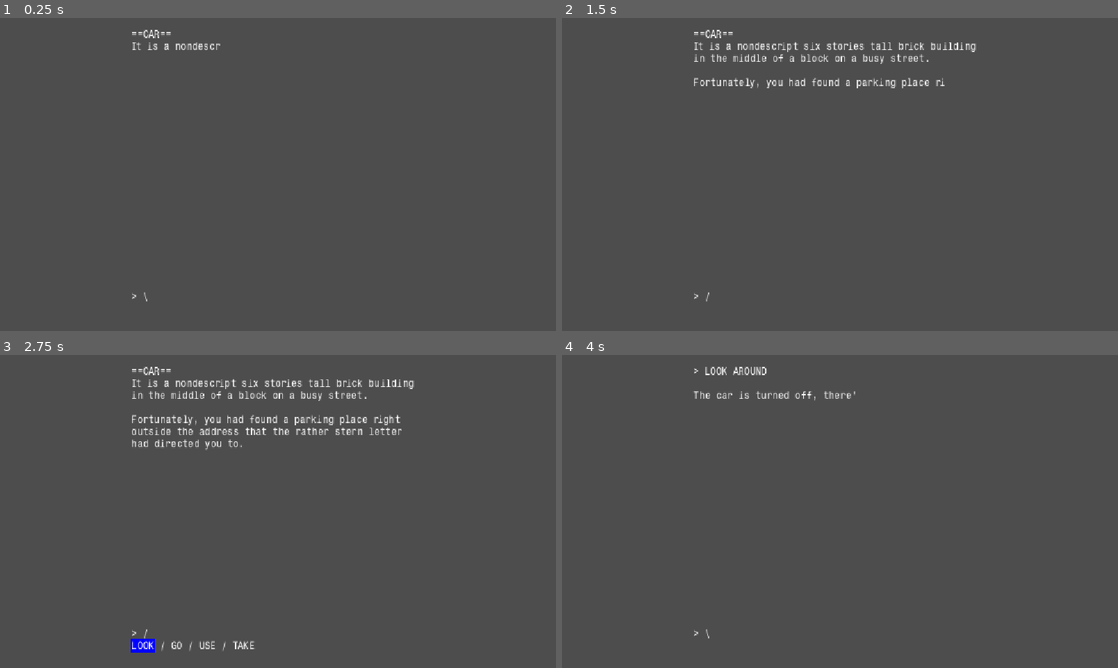
Above: before the commit, frames 1-4 (two rows, left to right).
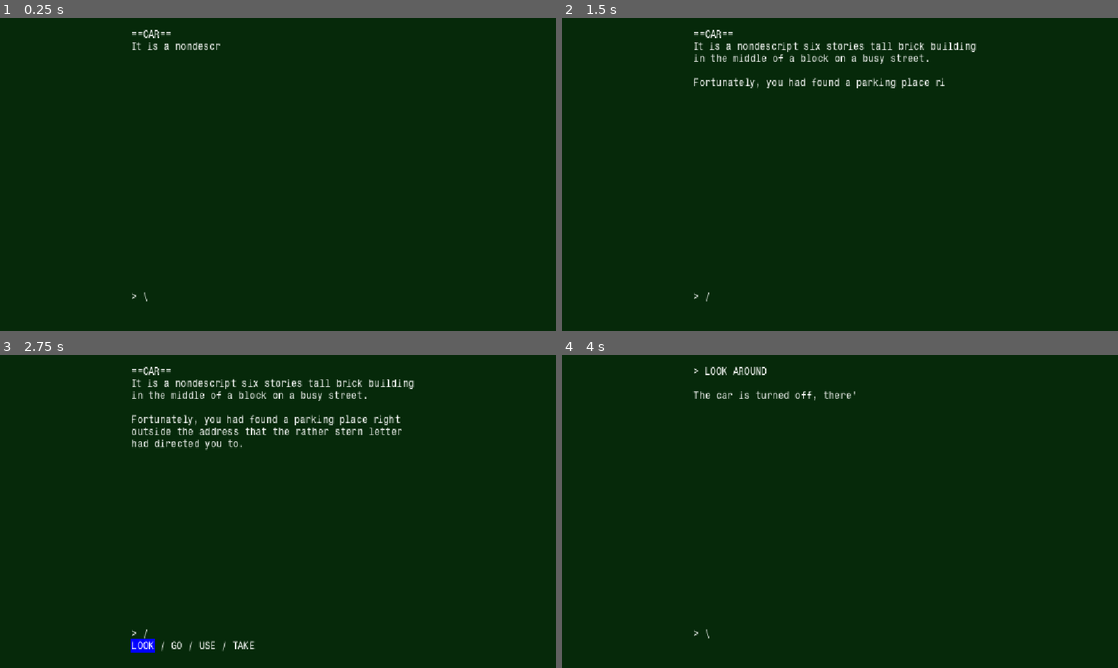
Above: after the commit, the same moments.

Repository: local-minimum/don-t-run
Game: Godot game, scene res://levels/terminal/terminal.tscn
The game is run twice, just before and just after one commit, with the same random seed, the same clock (stepped at 60 frames per second) and the same inputs.
Inputs:
- Up to frame 1 (0.25 s): no input
- Up to frame 2 (1.5 s): no input
- Up to frame 3 (2.75 s): no input
- Up to frame 4 (4 s): tap Enter at 2.75 s; tap Space (select_option) at 3.5 s

The runs differ from the first frame. In frame 1, 100% of the frame differs, in the area x 0-100%, y 0-100%; in frame 2, 100%; in frame 3, 99%; in frame 4, 100%.

Commit message:
Add game on computer

Diff:
--- /dev/null
+++ b/levels/room/computer_mat.tres
@@ -0,0 +1,6 @@
+[gd_resource type="StandardMaterial3D" format=3 uid="uid://7a5d0mwyl8er"]
+
+[ext_resource type="Texture2D" uid="uid://dkap4qm5r8852" path="res://models/Computer_uvs.png" id="1_ufgap"]
+
+[resource]
+albedo_texture = ExtResource("1_ufgap")
--- /dev/null
+++ b/levels/room/room.tscn
@@ -0,0 +1,75 @@
+[gd_scene format=3 uid="uid://7ibc8au4h1xi"]
+
+[ext_resource type="PackedScene" uid="uid://2hy08xvmcmsa" path="res://models/office.blend" id="1_vl2mj"]
+[ext_resource type="Material" uid="uid://7a5d0mwyl8er" path="res://levels/room/computer_mat.tres" id="2_cvwik"]
+[ext_resource type="PackedScene" uid="uid://q1jsjkhxr0ky" path="res://levels/terminal/terminal.tscn" id="3_cvwik"]
+
+[sub_resource type="ProceduralSkyMaterial" id="ProceduralSkyMaterial_cvwik"]
+sky_horizon_color = Color(0.66224277, 0.6717428, 0.6867428, 1)
+ground_horizon_color = Color(0.66224277, 0.6717428, 0.6867428, 1)
+
+[sub_resource type="Sky" id="Sky_vxucq"]
+sky_material = SubResource("ProceduralSkyMaterial_cvwik")
+
+[sub_resource type="Environment" id="Environment_y43wp"]
+background_mode = 2
+sky = SubResource("Sky_vxucq")
+
+[sub_resource type="ViewportTexture" id="ViewportTexture_0ltmj"]
+viewport_path = NodePath("office/Computer/Computer Screen/Screen/Screen/SubViewport")
+
+[sub_resource type="StandardMaterial3D" id="StandardMaterial3D_kjfgv"]
+resource_local_to_scene = true
+albedo_texture = SubResource("ViewportTexture_0ltmj")
+emission_enabled = true
+emission_texture = SubResource("ViewportTexture_0ltmj")
+
+[sub_resource type="QuadMesh" id="QuadMesh_kjfgv"]
+resource_local_to_scene = true
+material = SubResource("StandardMaterial3D_kjfgv")
+size = Vector2(0.47, 0.29)
+center_offset = Vector3(0, 0, 0.003)
+
+[node name="Room" type="Node3D" unique_id=2066819157]
+
+[node name="WorldEnvironment" type="WorldEnvironment" parent="." unique_id=1267568766]
+environment = SubResource("Environment_y43wp")
+
+[node name="DirectionalLight3D" type="DirectionalLight3D" parent="." unique_id=1955088839]
+transform = Transform3D(-0.8660254, -0.4893442, -0.102675706, 0, -0.20535138, 0.97868836, -0.50000006, 0.84756887, 0.17783946, 0, 0, 0)
+shadow_enabled = true
+
+[node name="office" parent="." unique_id=2051788375 instance=ExtResource("1_vl2mj")]
+
+[node name="Computer" parent="office" index="0" unique_id=490120021]
+transform = Transform3D(0.92024046, 0, 0.39135343, 0, 1, 0, -0.39135343, 0, 0.92024046, -0.2279279, 0, -0.074254155)
+surface_material_override/0 = ExtResource("2_cvwik")
+
+[node name="Computer Screen" parent="office/Computer" index="0" unique_id=784510345]
+transform = Transform3D(1, 0, 0, 0, 0.9832431, 0.18229939, 0, -0.18229939, 0.9832431, 0, 0.8059594, -0.09473042)
+surface_material_override/0 = ExtResource("2_cvwik")
+
+[node name="Screen" parent="office/Computer/Computer Screen" index="0" unique_id=673449733]
+transform = Transform3D(1, 0, 0, 0, 1, 0, 0, 0, 1, 0, 0.16260055, 0.007661298)
+
+[node name="Screen" type="MeshInstance3D" parent="office/Computer/Computer Screen/Screen" index="0" unique_id=5116129]
+mesh = SubResource("QuadMesh_kjfgv")
+
+[node name="SubViewport" type="SubViewport" parent="office/Computer/Computer Screen/Screen/Screen" unique_id=938471173]
+
+[node name="Terminal" parent="office/Computer/Computer Screen/Screen/Screen/SubViewport" unique_id=1766387531 instance=ExtResource("3_cvwik")]
+
+[node name="FloppyDrive Button" parent="office/Computer" index="1" unique_id=2085926542]
+surface_material_override/0 = ExtResource("2_cvwik")
+
+[node name="Keys" parent="office/Computer" index="2" unique_id=356379794]
+surface_material_override/0 = ExtResource("2_cvwik")
+
+[node name="Power Button" parent="office/Computer" index="3" unique_id=1432814452]
+surface_material_override/0 = ExtResource("2_cvwik")
+
+[node name="Camera3D" type="Camera3D" parent="." unique_id=619072814]
+transform = Transform3D(0.96266466, -0.07324473, 0.26059923, 0, 0.9626979, 0.2705785, -0.2706968, -0.26047635, 0.92675525, 0.010645666, 1.0922902, 0.31630272)
+fov = 72.0
+
+[editable path="office"]
--- a/levels/terminal/terminal.tscn
+++ b/levels/terminal/terminal.tscn
@@ -22,6 +22,15 @@
 script = ExtResource("2_aan13")
 os = NodePath("Terminal Boot")
 game = NodePath("TerminalGame")
+
+[node name="Background" type="ColorRect" parent="." unique_id=2105327747]
+layout_mode = 1
+anchors_preset = 15
+anchor_right = 1.0
+anchor_bottom = 1.0
+grow_horizontal = 2
+grow_vertical = 2
+color = Color(0.02507907, 0.16247961, 0.039315447, 1)
 
 [node name="AspectRatioContainer" type="AspectRatioContainer" parent="." unique_id=252420213]
 layout_mode = 1
--- a/project.godot
+++ b/project.godot
@@ -17,6 +17,7 @@
 
 [display]
 
+window/size/mode=2
 window/stretch/mode="canvas_items"
 window/stretch/aspect="expand"
 
Binary file added: models/Computer_uvs.png
Not shown, added: models/Computer_uvs.png.import
Not shown, added: models/office.blend.import
Not shown, added: models/office.blend
Not shown, added: models/office.blend1
